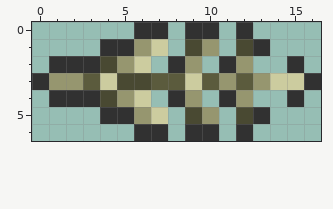
Pixel-art sprite -- Sources/Modules/Myth/Misc/Projectiles/Weapon/Magic/BoneFeather.png. That is the earlier state.
The file is 34x14 pixels, drawn in blocks of 2x2; one block is one cell here.
Once edited:
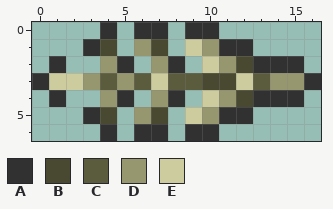
Palette (. is transparent): A #313131  B #494932  C #5b5b3d  D #96966f  E #cccc9f
What changed:
Changed rows in their new state; - is an unchanged pixel.
first column x 1:
0 ---A-------.---
1 --AB.-B-E-AA.--
2 -..DA.D-.EDBAA-
3 EEDCDCE-CBBECDD
4 -..DA.D-.EDBAA-
5 --AB.-B-E-AA.--
6 ---A-------.---
